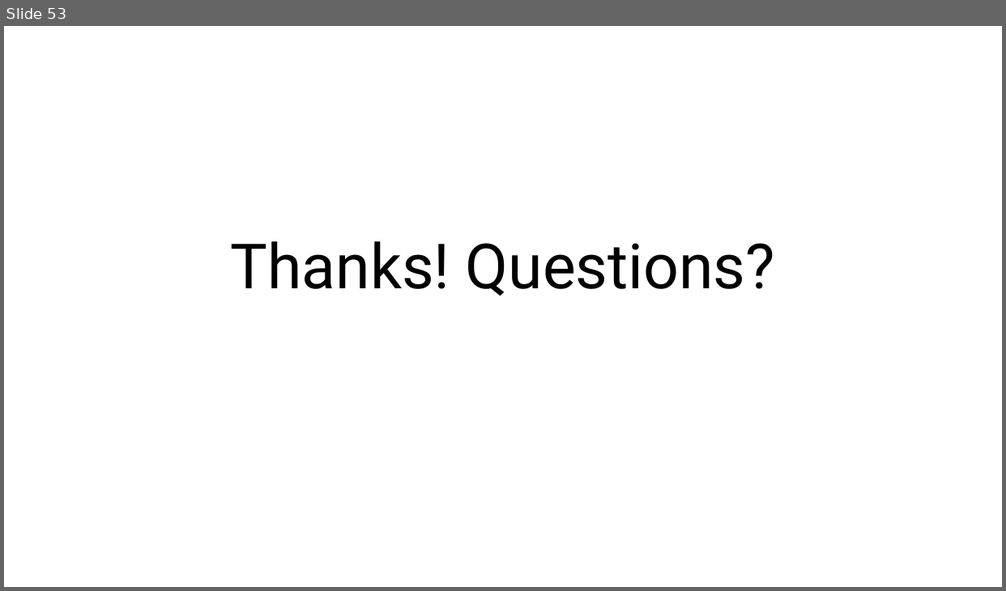
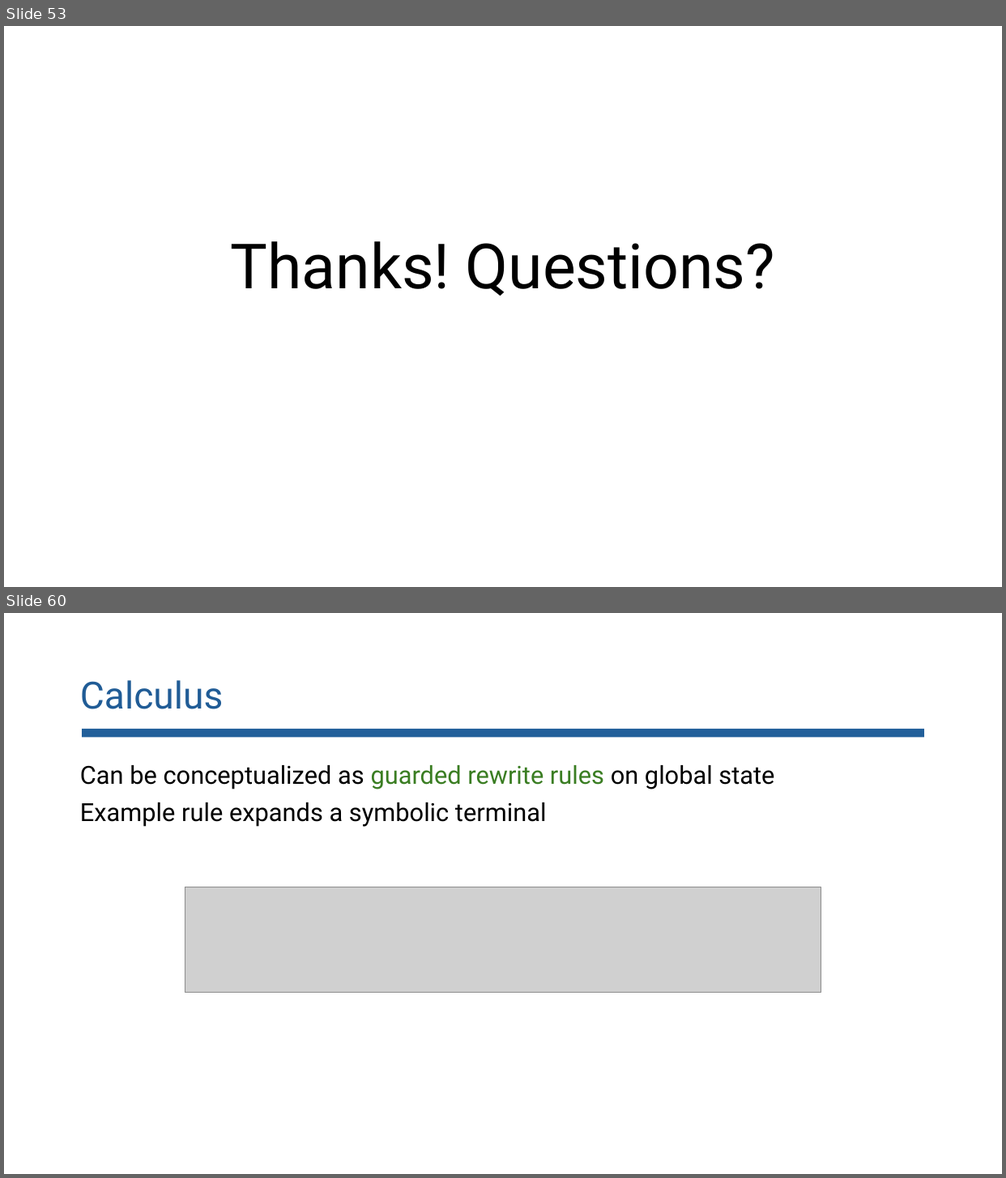
Before and after one commit to lorchrob/goblin_slides, a slide deck: goblin_slides.pptx. Shown one above the other, each under a label of ours: slide 53 before the commit, slides 53 and 60 after it; the slides between them are not shown. The pictures are 1006x591 and 1006x1178 pixels, drawn with LibreOffice and Linux fonts; fonts in the diff are those of the drawing; grey boxes stand for pictures. Boxes give left, top, right and bottom in pixels: in the first picture for what was removed or moved away, otherwise in the second. Text is boxed around its words. In the diff, an @@ line names an element or a change of style, - is before the commit and + after.

```diff
--- a/goblin_slides.pptx
+++ b/goblin_slides.pptx
@@ slide 60 added at (4,613,1002,1174), background #FFFFFF @@
@@ title added at (80,680,223,709), 36 pt, text #205C96 @@
+Calculus
@@ rectangle added at (82,729,924,737), fill #215F9A @@
@@ text added at (80,765,774,827), 24 pt, text #000000 @@
+Can be conceptualized as guarded rewrite rules on global state
+Example rule expands a symbolic terminal
@@ picture added at (185,887,821,993) @@
```
Also in this commit, not shown: 7 other slides added, 1 slide removed.
